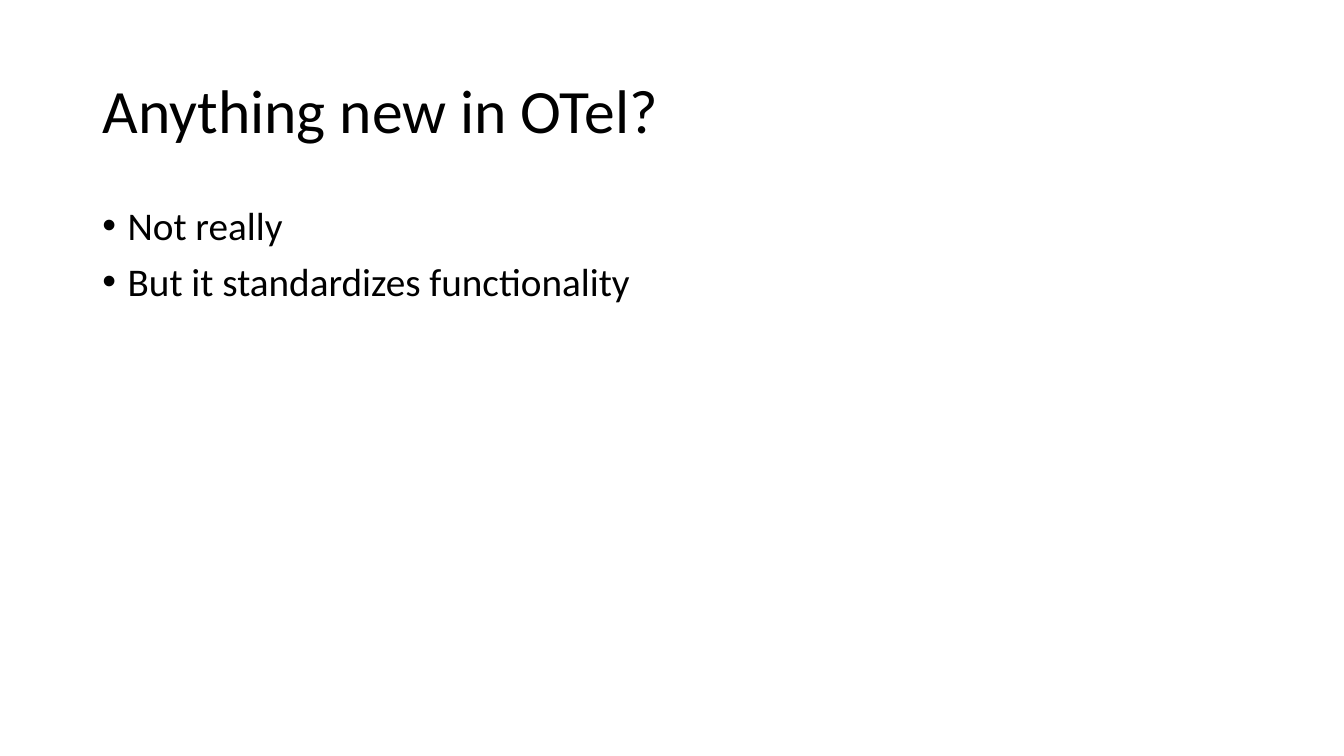
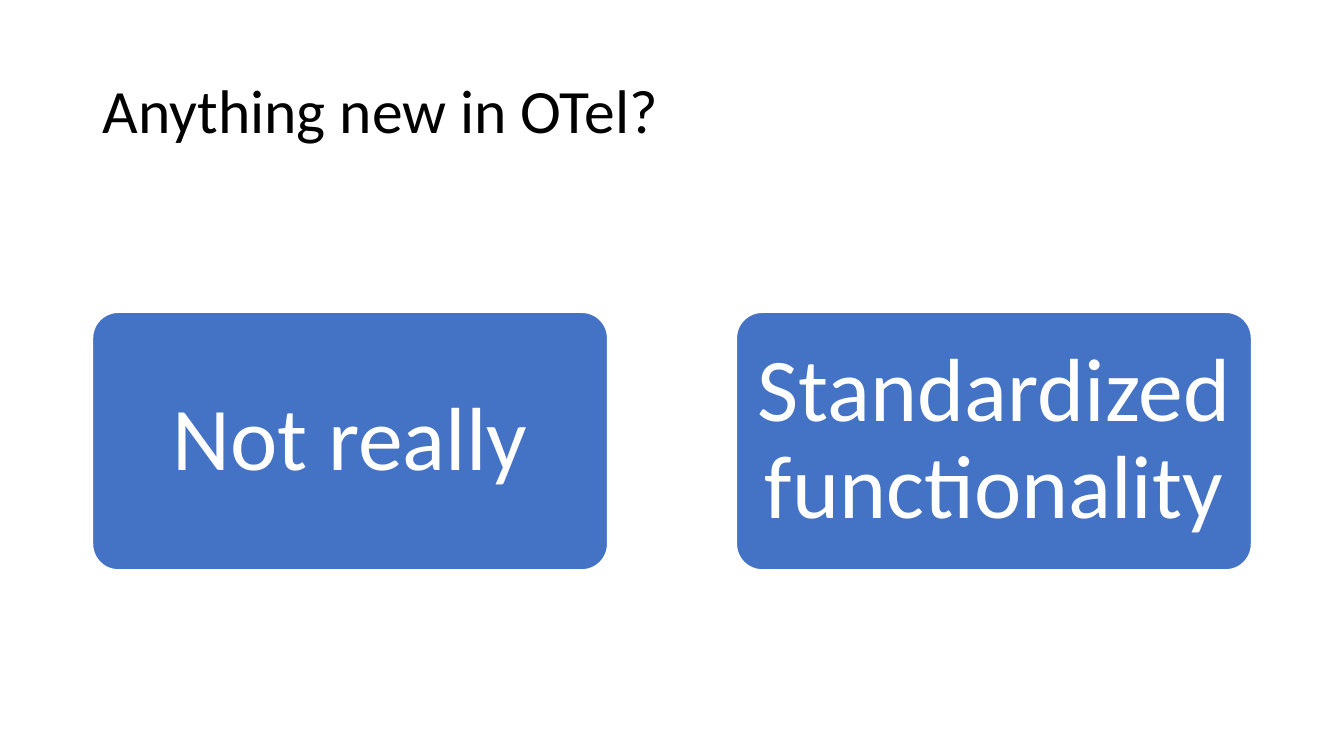
Before and after one commit to ProgrammerAL/Presentations-2023, a slide deck: slide 7 of 2023-03 - Orlando Code Camp - OpenTelemetry/Presentation.pptx. Drawn at 1344x756 pixels with LibreOffice and Linux fonts; fonts in the diff are those of the drawing. Boxes give left, top, right and bottom in pixels: in the first picture for what was removed or moved away, otherwise in the second. Text is boxed around its words. In the diff, an @@ line names an element or a change of style, - is before the commit and + after.

```diff
--- a/2023-03 - Orlando Code Camp - OpenTelemetry/Presentation.pptx
+++ b/2023-03 - Orlando Code Camp - OpenTelemetry/Presentation.pptx
@@ text removed at (128,212,629,303) @@
-• Not really
-• But it standardizes functionality
@@ group added at (93,313,1252,570): 2 rounded rectangles, 2 texts @@
+Not really
+Standardized functionality
```
Also in this commit, not shown: 17 other slides changed, 1 slide added, 1 slide removed.
